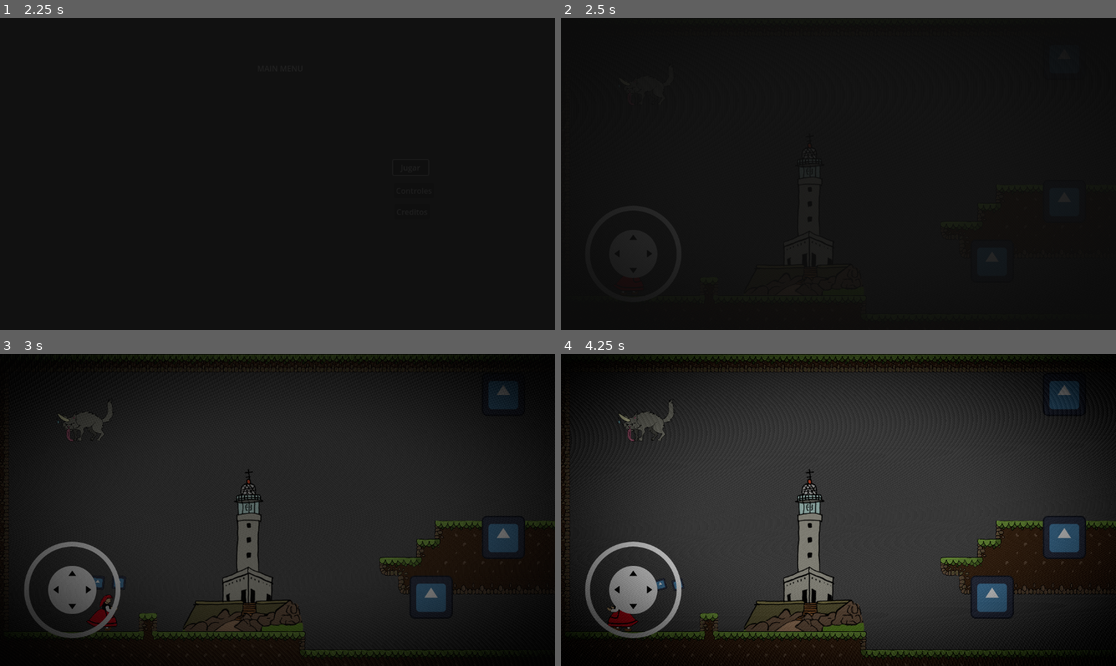
Above: before the commit, frames 1-4 (two rows, left to right).
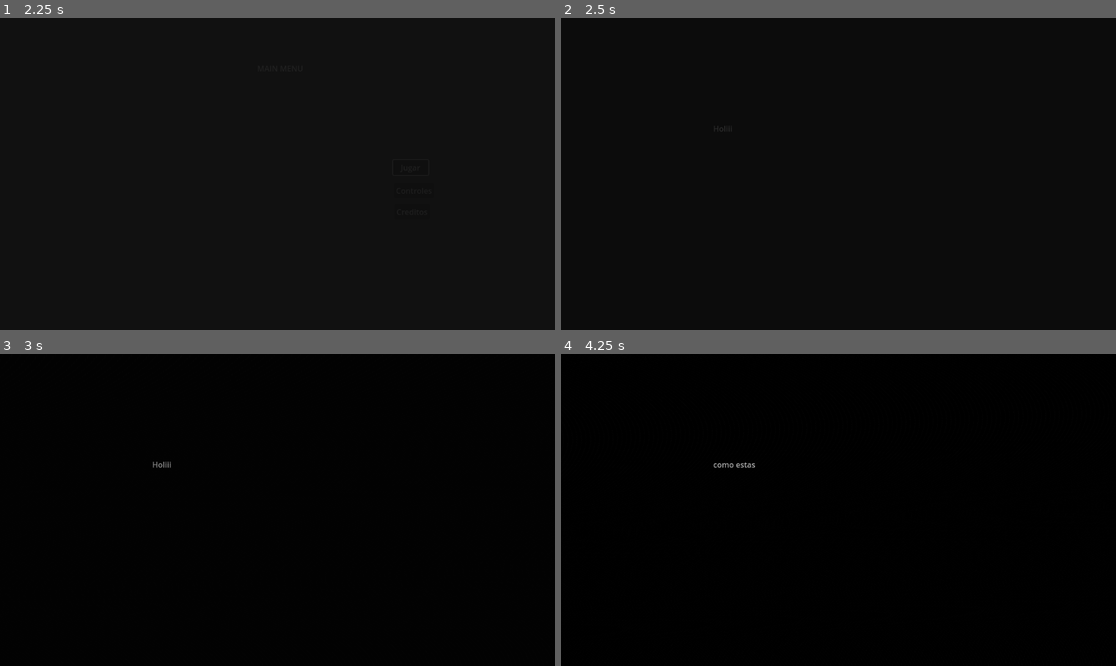
Above: after the commit, the same moments.

Repository: ManuelOteroFernandez/AmorodoJam25
Game: Godot game, scene res://SceneManager/SceneManager.tscn
Two runs of this game, one before a commit and one after it. Both use one fixed random seed, a clock stepped at 60 frames per second and the inputs below. The engine's default icon, where the game draws it, is replaced by a stand-in: a white triangle on a blue panel in a dark square.
Inputs (mouse positions are in pixels of both pictures, inside the frame that each line leads up to):
- Up to frame 1 (2.25 s): click "Jugar" at 0.5 s; click "Jugar" at 1.25 s; move the mouse to (399, 158) at 2.02 s; hold D (right) from 2.03 s (still down); hold Shift (dash) from 2.03 s (still down); click (399, 158) at 2.17 s
- Up to frame 2 (2.5 s): keep holding D (right); keep holding Shift (dash); tap Space (jump) at 2.27 s
- Up to frame 3 (3 s): release D (right) at 2.75 s; release Shift (dash) at 2.75 s; drag from (166, 525) to (244, 622) at 2.77 s
- Up to frame 4 (4.25 s): move the mouse to (894, 441) at 3.52 s; hold A (left) from 3.53 s (still down); hold Shift (dash) from 3.53 s (still down)

Frame 1 is identical in both runs. In frame 2, 0.1% of the frame differs, in the area x 12-78%, y 40-78%; in frame 3, 56%; in frame 4, 76%, in the area x 0-100%, y 0-100%.

Commit message:
Start level

Diff:
--- a/Enviroment/ZoneSystem/zone_manager.gd
+++ b/Enviroment/ZoneSystem/zone_manager.gd
@@ -2,13 +2,15 @@
 class_name ZoneManager
 
 @export var zone_size: Vector2 = Vector2(3840.0,2176.0)
-@export var player: Player;
 
 var initial_position: Vector2
 var trackPlayer: bool = false
 
 func _ready() -> void:
-	player.change_zone_signal.connect(on_player_change_zone)
+	Global.player_spawn_signal.connect(_on_player_spawn)
+
+func _on_player_spawn():
+	Global.player.change_zone_signal.connect(on_player_change_zone)
 
 
 
@@ -18,7 +20,7 @@
 
 func _process(_delta: float) -> void:
 	if trackPlayer:
-		var new_index = player.global_position / zone_size
+		var new_index = Global.player.global_position / zone_size
 		$CameraTarget.position = initial_position + zone_size * floor(new_index)
 
 func _on_timer_timeout() -> void:
--- a/Testing/TestWorld.tscn
+++ b/Testing/TestWorld.tscn
@@ -1,7 +1,8 @@
-[gd_scene load_steps=11 format=4 uid="uid://dcecwm845a2o5"]
-
+[gd_scene load_steps=12 format=4 uid="uid://dcecwm845a2o5"]
+
+[ext_resource type="Script" uid="uid://hfy38kyqujdn" path="res://Testing/test_world.gd" id="1_jvubo"]
+[ext_resource type="PackedScene" uid="uid://cua2u0ylan6f0" path="res://Ui/sign_sequence.tscn" id="1_tul1b"]
 [ext_resource type="Texture2D" uid="uid://dm6ofdlbqb4x6" path="res://Testing/Terrain.png" id="2_ievpp"]
-[ext_resource type="PackedScene" uid="uid://do5jmch55nf2d" path="res://Character/character.tscn" id="2_mxkld"]
 [ext_resource type="Texture2D" uid="uid://dob6uxoppldc1" path="res://Imagenes/Pedrigato/pedrigatoanda1.png" id="4_7xs40"]
 [ext_resource type="PackedScene" uid="uid://b2pn1ydyik1qs" path="res://Enviroment/ZoneSystem/zone_manager.tscn" id="5_7xs40"]
 [ext_resource type="PackedScene" uid="uid://cf2845excjp31" path="res://Enviroment/InteractableObjects/base_interactable_object_test.tscn" id="6_ckhw4"]
@@ -395,9 +396,13 @@
 sources/0 = SubResource("TileSetAtlasSource_7xs40")
 
 [node name="TestWorld" type="Node2D"]
+script = ExtResource("1_jvubo")
 
 [node name="CanvasLayer" type="CanvasLayer" parent="."]
 layer = 2
+
+[node name="SignSequence" parent="CanvasLayer" instance=ExtResource("1_tul1b")]
+wait_time = 1.0
 
 [node name="ColorRect" type="ColorRect" parent="CanvasLayer"]
 material = SubResource("ShaderMaterial_uh53g")
@@ -416,15 +421,14 @@
 tile_map_data = PackedByteArray("AAAHAB4AAAAEAAEAAAAHAB8AAAAPAAQAAAAHACAAAAABAAQAAAAIAA4AAAAEAAAAAAAIAA8AAAAJAAAAAAAIAB …(15504 unchanged characters)…
 tile_set = SubResource("TileSet_ckhw4")
 
-[node name="Character" parent="." instance=ExtResource("2_mxkld")]
-position = Vector2(437, 1786)
-
 [node name="Pedrigatoanda1" type="Sprite2D" parent="."]
 position = Vector2(636, 509)
 texture = ExtResource("4_7xs40")
 
-[node name="ZoneManager" parent="." node_paths=PackedStringArray("player") instance=ExtResource("5_7xs40")]
-player = NodePath("../Character")
+[node name="ZoneManager" parent="." instance=ExtResource("5_7xs40")]
 
 [node name="BaseInteractableObject" parent="." instance=ExtResource("6_ckhw4")]
 position = Vector2(813, 1804)
+
+[node name="InitialPosition" type="Node2D" parent="." groups=["player_spawner"]]
+position = Vector2(3280, 739)
--- /dev/null
+++ b/Testing/test_world.gd
@@ -0,0 +1,13 @@
+extends Node2D
+
+
+# Called when the node enters the scene tree for the first time.
+func _ready() -> void:
+	$CanvasLayer/SignSequence.end_sign_sequence.connect(_start_level)
+
+func  _start_level():
+	var player_spawner = find_level_spawn()
+	Global.spawn_player(player_spawner.global_position,self)
+
+func find_level_spawn() -> Node2D:
+	return get_tree().get_first_node_in_group("player_spawner")
--- a/global.gd
+++ b/global.gd
@@ -1,4 +1,6 @@
 extends Node
+
+signal player_spawn_signal
 
 var lastCheckpointData = {
 	"levelPath": null,
@@ -14,14 +16,8 @@
 func restart_in_checkpoint():
 	player.positon = lastCheckpointData.get("positon", player.position)
 
-func spawn_player(spawn_positon: Vector2):
+func spawn_player(spawn_positon: Vector2, parent:Node):
 	player = playerTscn.instantiate()
-	add_child(player)
+	parent.add_child(player)
 	player.global_position = spawn_positon
-
-func find_level_spawn() -> Node2D:
-	return get_tree().get_first_node_in_group("player_spawner")
-
-func start_game():
-	var player_spawner = find_level_spawn()
-	spawn_player(player_spawner.global_position)
+	player_spawn_signal.emit()
--- a/project.godot
+++ b/project.godot
@@ -18,10 +18,12 @@
 [autoload]
 
 Collectable="*res://Enviroment/CollectableObjects/collectable.gd"
+Global="*res://global.gd"
 
 [global_group]
 
 menu="Pause menu is a exception"
+player_spawner=""
 
 [input]
 
Not shown, added: Testing/test_world.gd.uid
